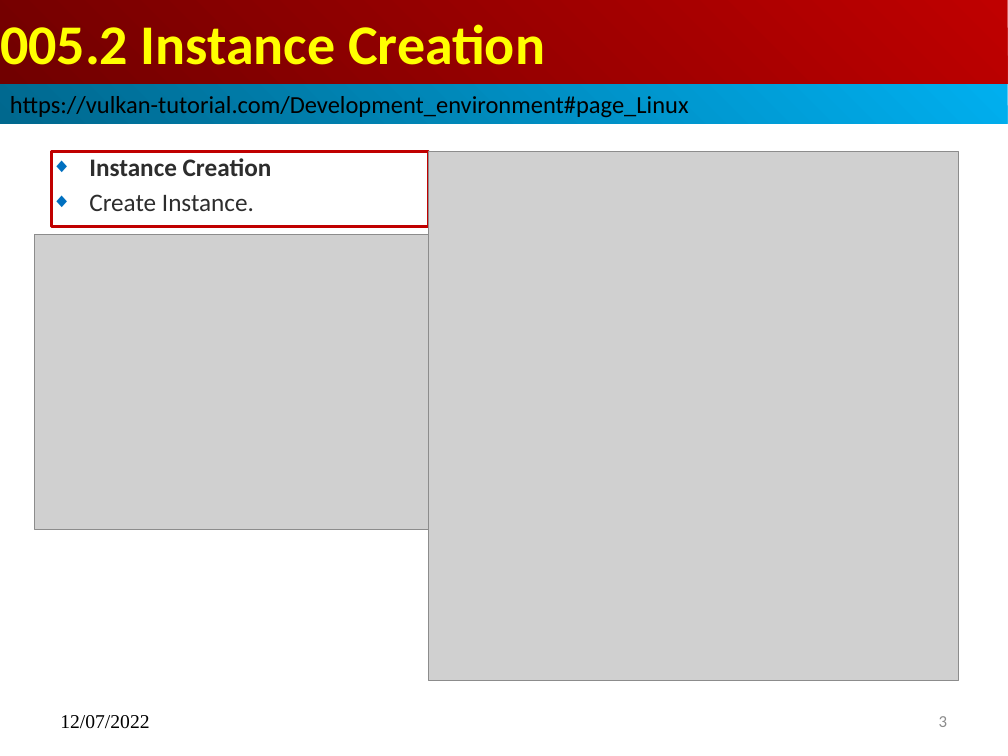
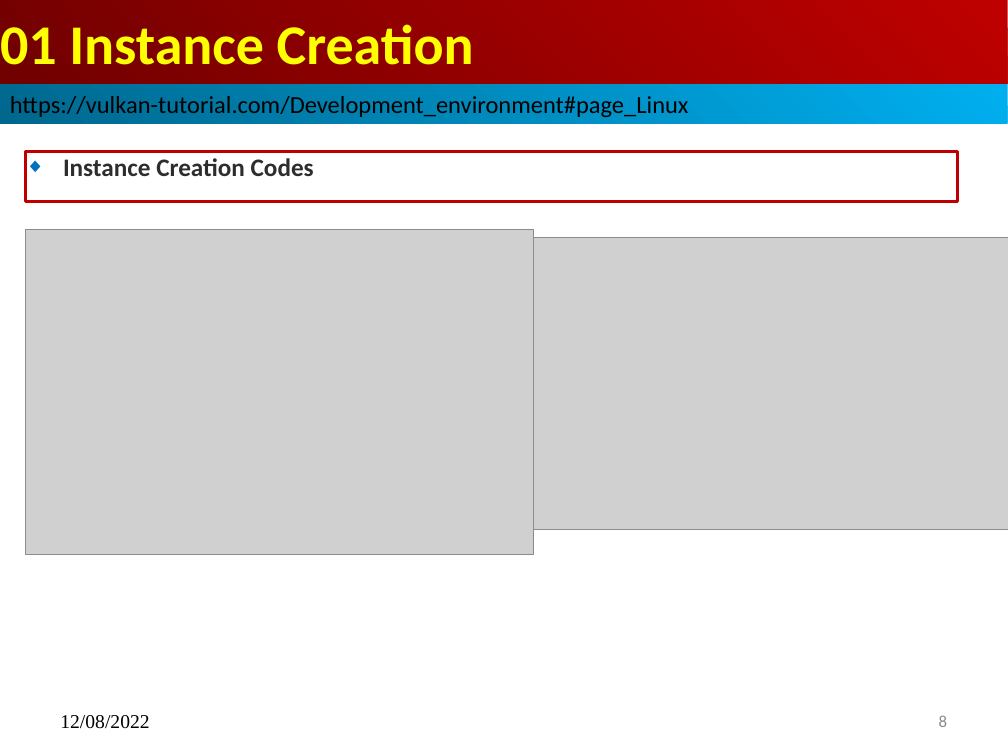
Before and after one commit to peterhchen/015_Vulkan_OpenGL, a slide deck: slide 8 of 01_instance_creation.pptx (slide 3 before the commit). Drawn at 1008x756 pixels with LibreOffice and Linux fonts; fonts in the diff are those of the drawing; grey boxes stand for pictures. Boxes give left, top, right and bottom in pixels: in the first picture for what was removed or moved away, otherwise in the second. Text is boxed around its words. In the diff, an @@ line names an element or a change of style, - is before the commit and + after.

```diff
--- a/01_instance_creation.pptx
+++ b/01_instance_creation.pptx
@@ title at <box>0,24,474,65</box>: text changed @@
-005.2 Instance Creation
+01 Instance Creation
@@ subtitle "Instance Creation Codes": place and size @@
-subtitle "Instance Creation Codes" at <box>51,151,428,227</box>
+subtitle "Instance Creation Codes" at <box>25,151,958,202</box>
@@ subtitle at <box>63,158,314,176</box>: text changed @@
-◆ Instance Creation
-◆ Create Instance.
+◆ Instance Creation Codes
@@ picture removed at <box>428,151,958,680</box> @@
@@ picture: place and size @@
-picture at <box>34,234,454,529</box>
+picture at <box>25,230,533,554</box>
@@ picture added at <box>533,237,1008,529</box> @@
@@ text at <box>60,715,149,729</box>: text changed @@
-12/07/2022
+12/08/2022
@@ page number at <box>939,715,947,727</box>: text changed @@
-3
+8
```
Also in this commit, not shown: 3 other slides changed, 5 slides added, 1 slide removed, 2 other files.
